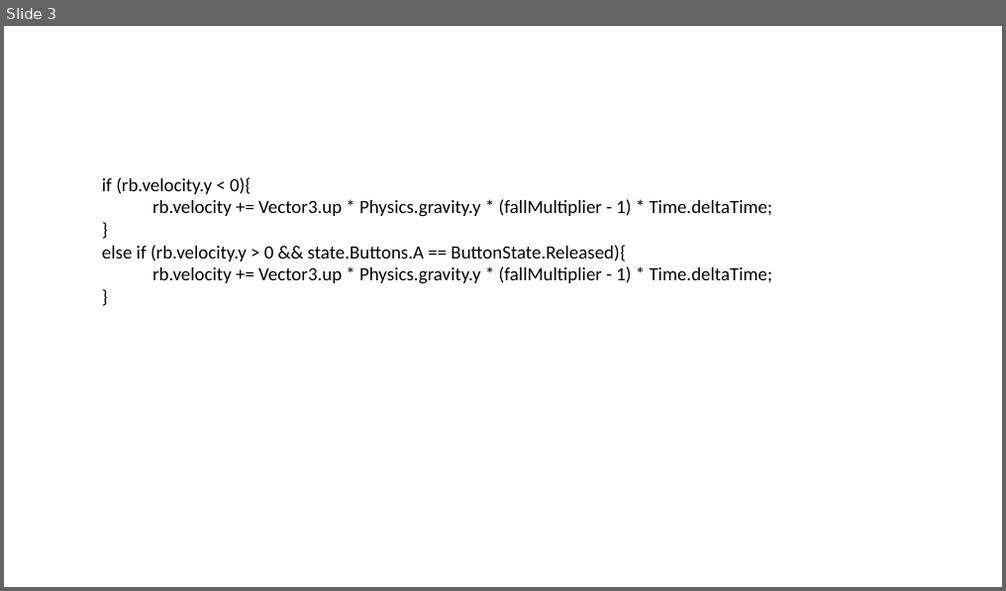
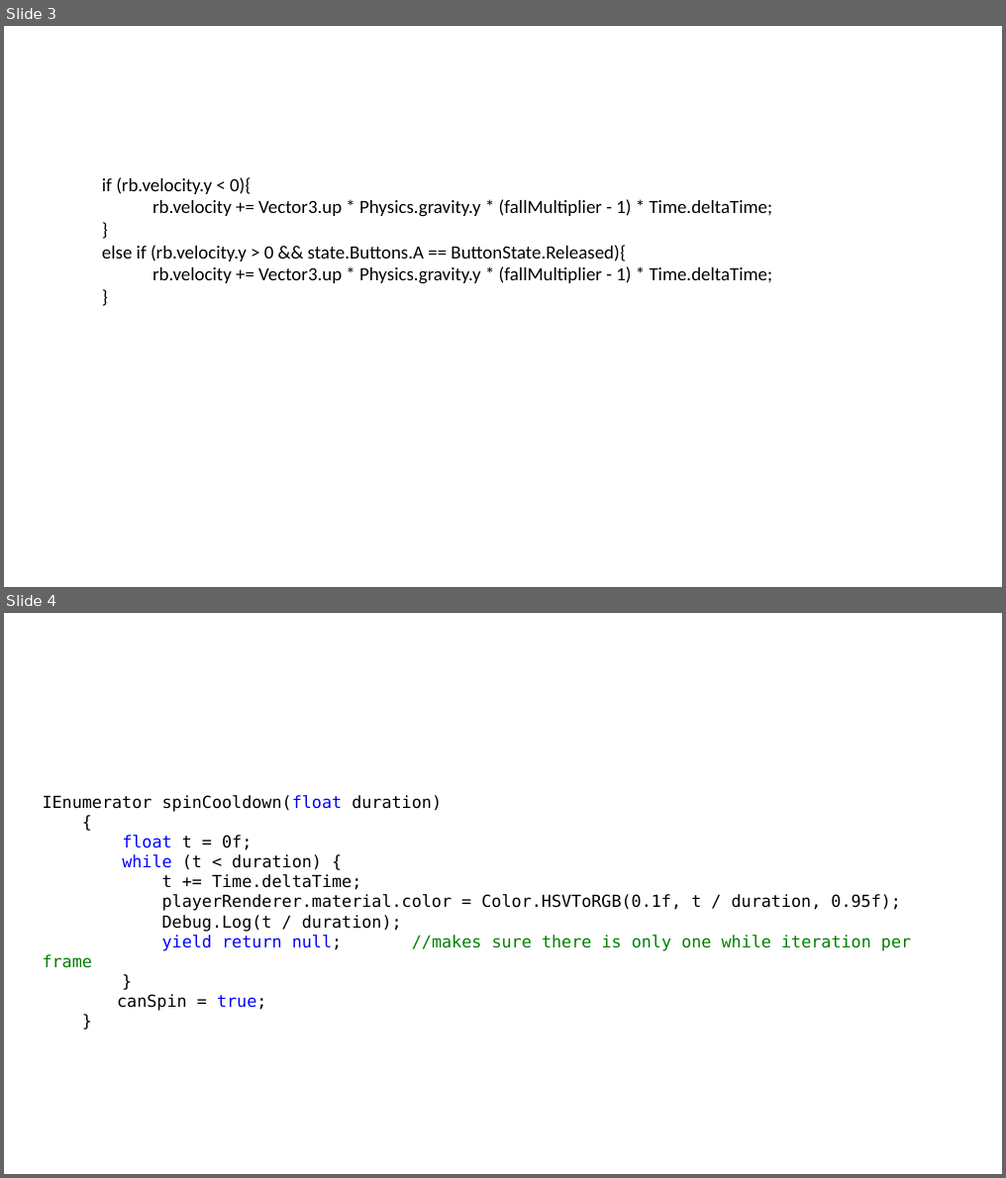
Before and after one commit to Kushcabbage/GameDevPresenations, a slide deck: BetterJumping.pptx. Shown one above the other, each under a label of ours: slide 3 before the commit, slides 3 and 4 after it. The pictures are 1006x591 and 1006x1178 pixels, drawn with LibreOffice and Linux fonts; fonts in the diff are those of the drawing. Boxes give left, top, right and bottom in pixels: in the first picture for what was removed or moved away, otherwise in the second. Text is boxed around its words. In the diff, an @@ line names an element or a change of style, - is before the commit and + after.

Commit message:
some tweaks

```diff
--- a/BetterJumping.pptx
+++ b/BetterJumping.pptx
@@ slide 4 added at bbox=[4, 613, 1002, 1174], background #FFFFFF @@
@@ text added at bbox=[43, 795, 911, 1011], 16 pt, text #000000 @@
+IEnumerator spinCooldown(float duration)
+{
+float t = 0f;
+while (t < duration) {
+t += Time.deltaTime;
+playerRenderer.material.color = Color.HSVToRGB(0.1f, t / duration, 0.95f);
+Debug.Log(t / duration);
+yield return null; //makes sure there is only one while iteration per frame
+}
+canSpin = true;
+}
```
